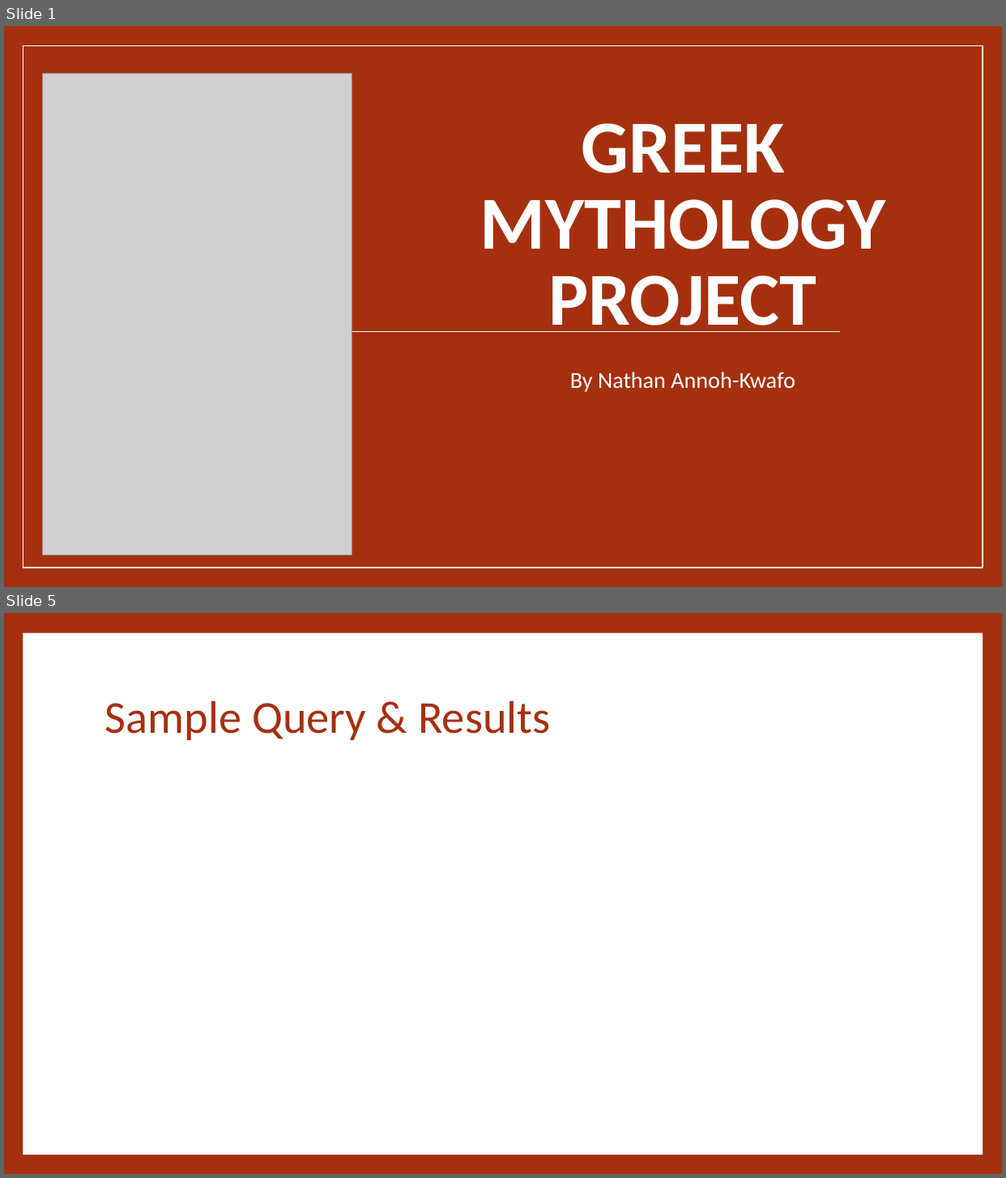
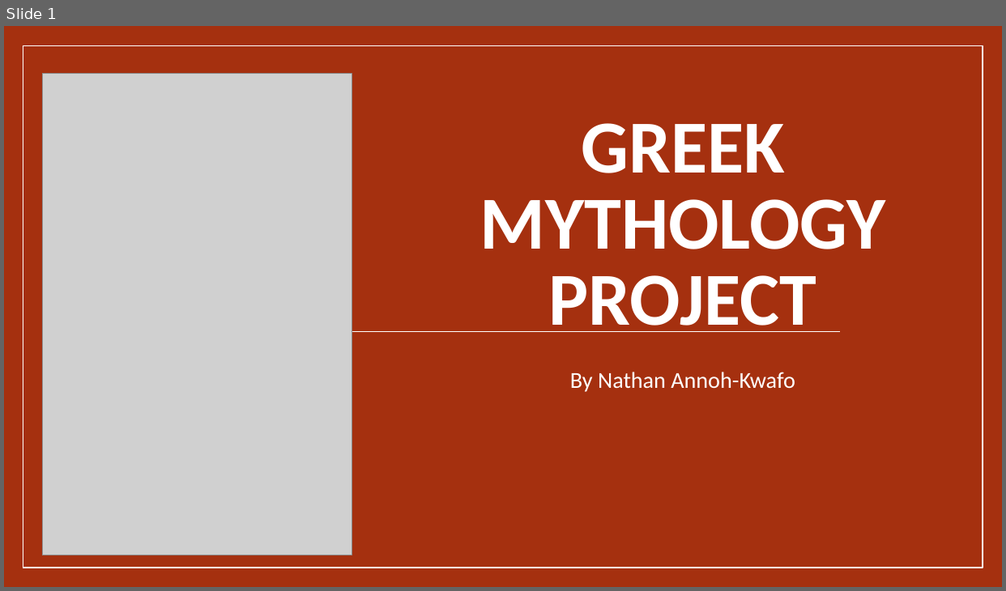
Before and after one commit to nannohk/DataManagement_Greek_Mythology_Project, a slide deck: GreekMythology_Presentation.pptx. Shown one above the other, each under a label of ours: slides 1 and 5 before the commit, slide 1 after it; the slides between them are not shown. The pictures are 1006x1178 and 1006x591 pixels, drawn with LibreOffice and Linux fonts; fonts in the diff are those of the drawing; grey boxes stand for pictures. Boxes give left, top, right and bottom in pixels: in the first picture for what was removed or moved away, otherwise in the second. Text is boxed around its words. In the diff, an @@ line names an element or a change of style, - is before the commit and + after.

```diff
--- a/GreekMythology_Presentation.pptx
+++ b/GreekMythology_Presentation.pptx
@@ slide 5 removed at <box>4,613,1002,1174</box>, background #A5300F @@
@@ rectangle removed at <box>23,633,982,1155</box> @@
@@ title removed at <box>105,700,550,740</box> @@
-Sample Query & Results
```
Also in this commit, not shown: 5 slides changed, 3 slides added, 2 other files.
